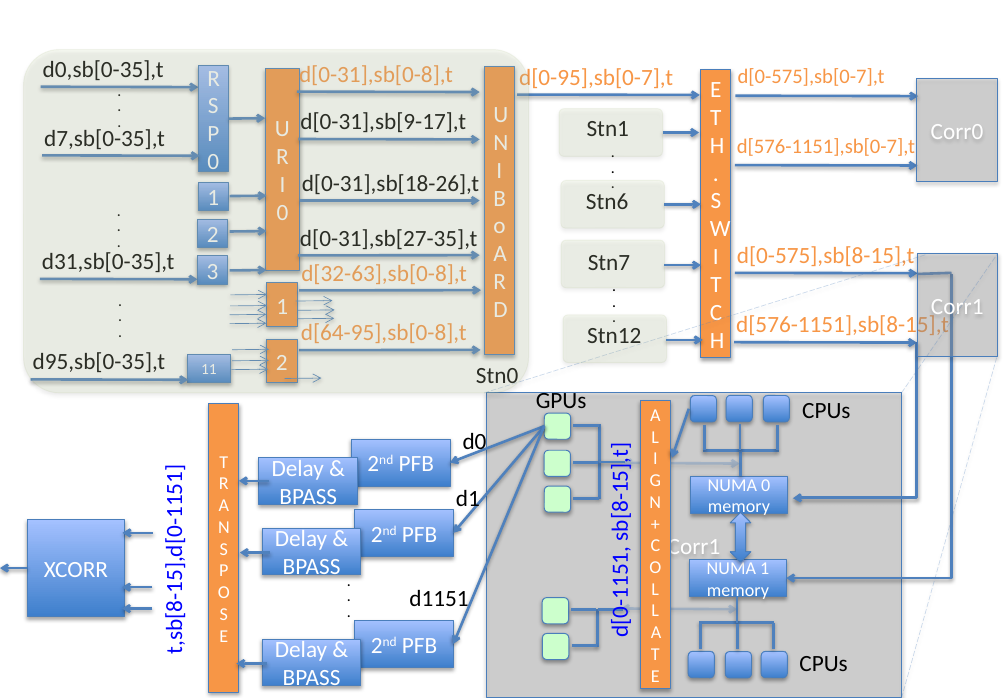
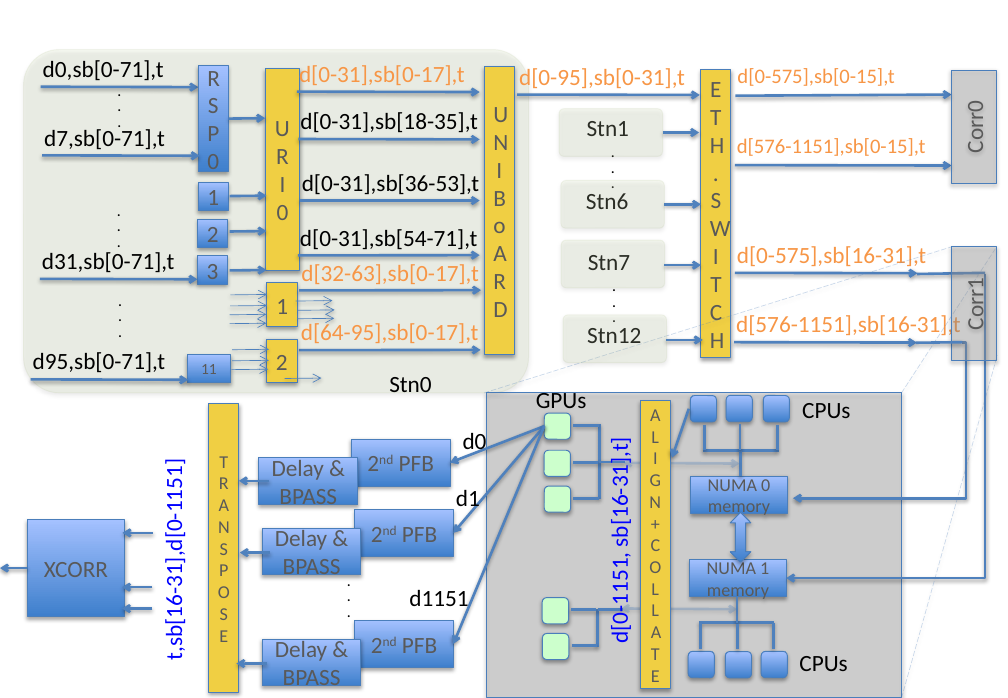
Before and after one commit to hsuyeep/AARTFAAC_sys_design, a slide deck: slide 1 of Figs/data_routing_transform_hierarchy.pptx. Drawn at 1008x698 pixels with LibreOffice and Linux fonts; fonts in the diff are those of the drawing. Boxes give left, top, right and bottom in pixels: in the first picture for what was removed or moved away, otherwise in the second. Text is boxed around its words. In the diff, an @@ line names an element or a change of style, - is before the commit and + after.

```diff
--- a/Figs/data_routing_transform_hierarchy.pptx
+++ b/Figs/data_routing_transform_hierarchy.pptx
@@ text at bbox=[43, 60, 164, 81]: text changed @@
-d0,sb[0-35],t
+d0,sb[0-71],t
@@ text at bbox=[299, 65, 465, 88]: text changed @@
-d[0-31],sb[0-8],t
+d[0-31],sb[0-17],t
@@ text at bbox=[519, 68, 685, 88]: text changed @@
-d[0-95],sb[0-7],t
+d[0-95],sb[0-31],t
@@ text at bbox=[737, 68, 894, 86]: text changed @@
-d[0-575],sb[0-7],t
+d[0-575],sb[0-15],t
@@ rectangle "Corr0" at bbox=[952, 70, 997, 183]: text colour #FFFFFF to #595959; rotation 0 to 270 degrees @@
@@ text at bbox=[300, 109, 477, 135]: text changed @@
-d[0-31],sb[9-17],t
+d[0-31],sb[18-35],t
@@ arrow moved from (735, 96) - (919, 96) to (735, 96) - (952, 95) @@
@@ text at bbox=[44, 126, 165, 150]: text changed @@
-d7,sb[0-35],t
+d7,sb[0-71],t
@@ text at bbox=[737, 138, 926, 156]: text changed @@
-d[576-1151],sb[0-7],t
+d[576-1151],sb[0-15],t
@@ text at bbox=[302, 174, 479, 197]: text changed @@
-d[0-31],sb[18-26],t
+d[0-31],sb[36-53],t
@@ arrow moved from (735, 165) - (918, 166) to (735, 165) - (952, 166) @@
@@ text at bbox=[300, 226, 477, 252]: text changed @@
-d[0-31],sb[27-35],t
+d[0-31],sb[54-71],t
@@ text at bbox=[42, 252, 175, 273]: text changed @@
-d31,sb[0-35],t
+d31,sb[0-71],t
@@ text at bbox=[301, 261, 478, 287]: text changed @@
-d[32-63],sb[0-8],t
+d[32-63],sb[0-17],t
@@ line moved from (484, 393) - (927, 254) to (484, 393) - (952, 247) @@
@@ text at bbox=[737, 246, 926, 269]: text changed @@
-d[0-575],sb[8-15],t
+d[0-575],sb[16-31],t
@@ line moved from (902, 393) - (998, 254) to (902, 393) - (997, 248) @@
@@ rectangle "Corr1" at bbox=[952, 247, 997, 360]: text colour #FFFFFF to #595959; rotation 0 to 270 degrees @@
@@ elbow arrow moved from (952, 274) - (786, 578) to (986, 274) - (786, 578) @@
@@ line moved from (917, 274) - (952, 273) to (917, 274) - (986, 273) @@
@@ text at bbox=[301, 321, 478, 347]: text changed @@
-d[64-95],sb[0-8],t
+d[64-95],sb[0-17],t
@@ text at bbox=[736, 313, 961, 339]: text changed @@
-d[576-1151],sb[8-15],t
+d[576-1151],sb[16-31],t
@@ text at bbox=[33, 352, 166, 373]: text changed @@
-d95,sb[0-35],t
+d95,sb[0-71],t
@@ elbow arrow moved from (917, 343) - (793, 498) to (962, 343) - (793, 498) @@
@@ line added from (916, 343) to (962, 343), #4F81BD 2 pt @@
@@ text "Stn0": place and size @@
-text "Stn0" at bbox=[476, 368, 518, 383]
+text "Stn0" at bbox=[389, 377, 431, 392]
@@ text colour #FFFFFF to #595959; fill #F79646 to #F0CF43 in 7 elements at bbox=[265, 69, 300, 271], bbox=[267, 283, 298, 327], bbox=[484, 66, 514, 355], bbox=[266, 339, 297, 383], bbox=[701, 70, 731, 358], bbox=[640, 400, 670, 689], bbox=[208, 404, 238, 692] @@
@@ text at bbox=[606, 448, 634, 640]: text changed @@
-d[0-1151, sb[8-15],t]
+d[0-1151, sb[16-31],t]
@@ text at bbox=[160, 479, 188, 655]: text changed @@
-t,sb[8-15],d[0-1151]
+t,sb[16-31],d[0-1151]
@@ text colour #FFFFFF to #595959 in 14 elements at bbox=[692, 476, 787, 514], bbox=[198, 65, 228, 171], bbox=[198, 182, 228, 210], bbox=[198, 219, 228, 247], bbox=[197, 256, 227, 284], bbox=[187, 355, 230, 383], bbox=[691, 559, 786, 598], bbox=[352, 439, 450, 486], bbox=[259, 458, 357, 504], bbox=[355, 509, 453, 556], bbox=[262, 528, 361, 574], bbox=[355, 621, 453, 667], bbox=[262, 639, 361, 686], bbox=[27, 519, 125, 616] @@
@@ text in rectangle at bbox=[668, 535, 721, 561]: text removed @@
-Corr1
```
Also in this commit, not shown: 1 other file.
